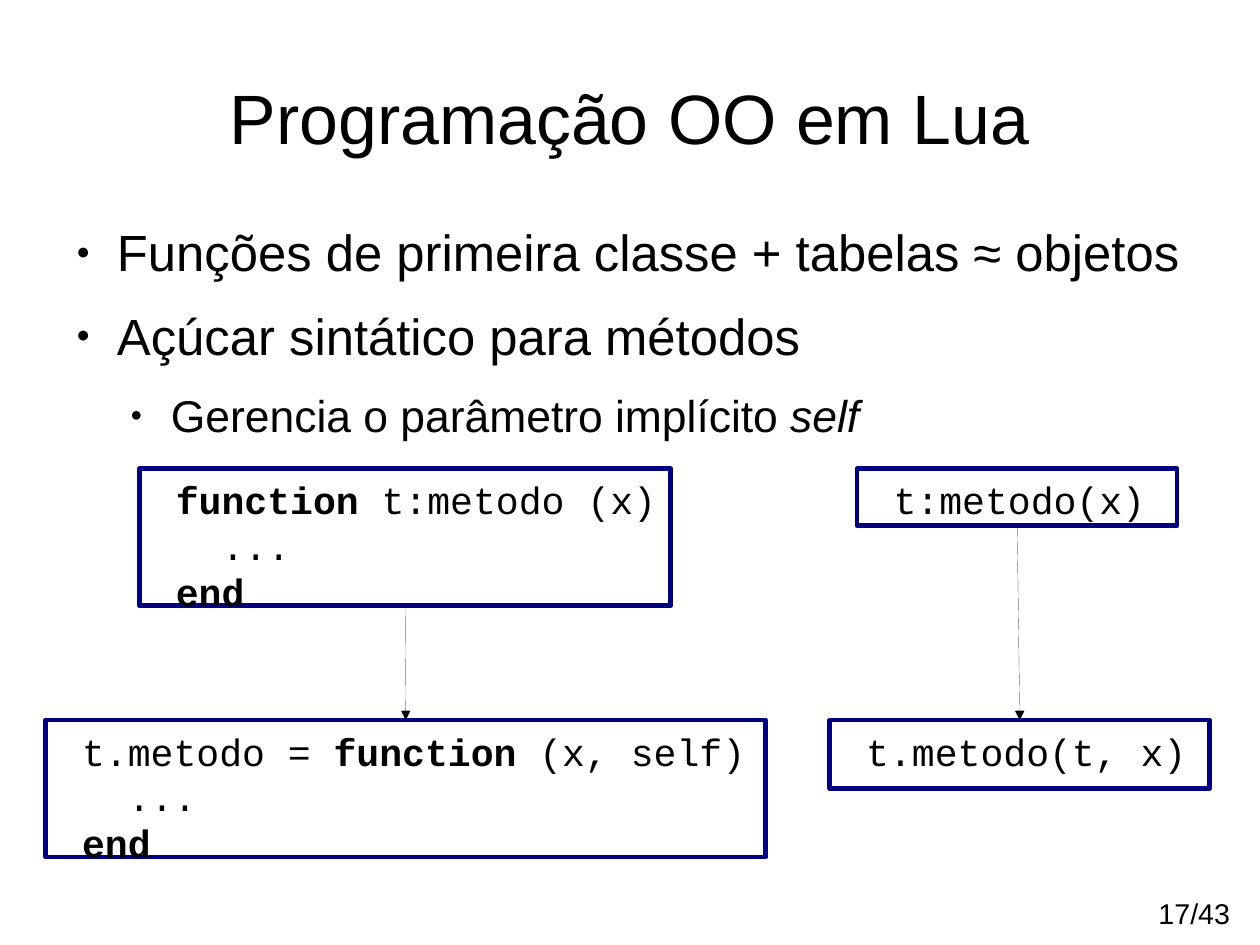
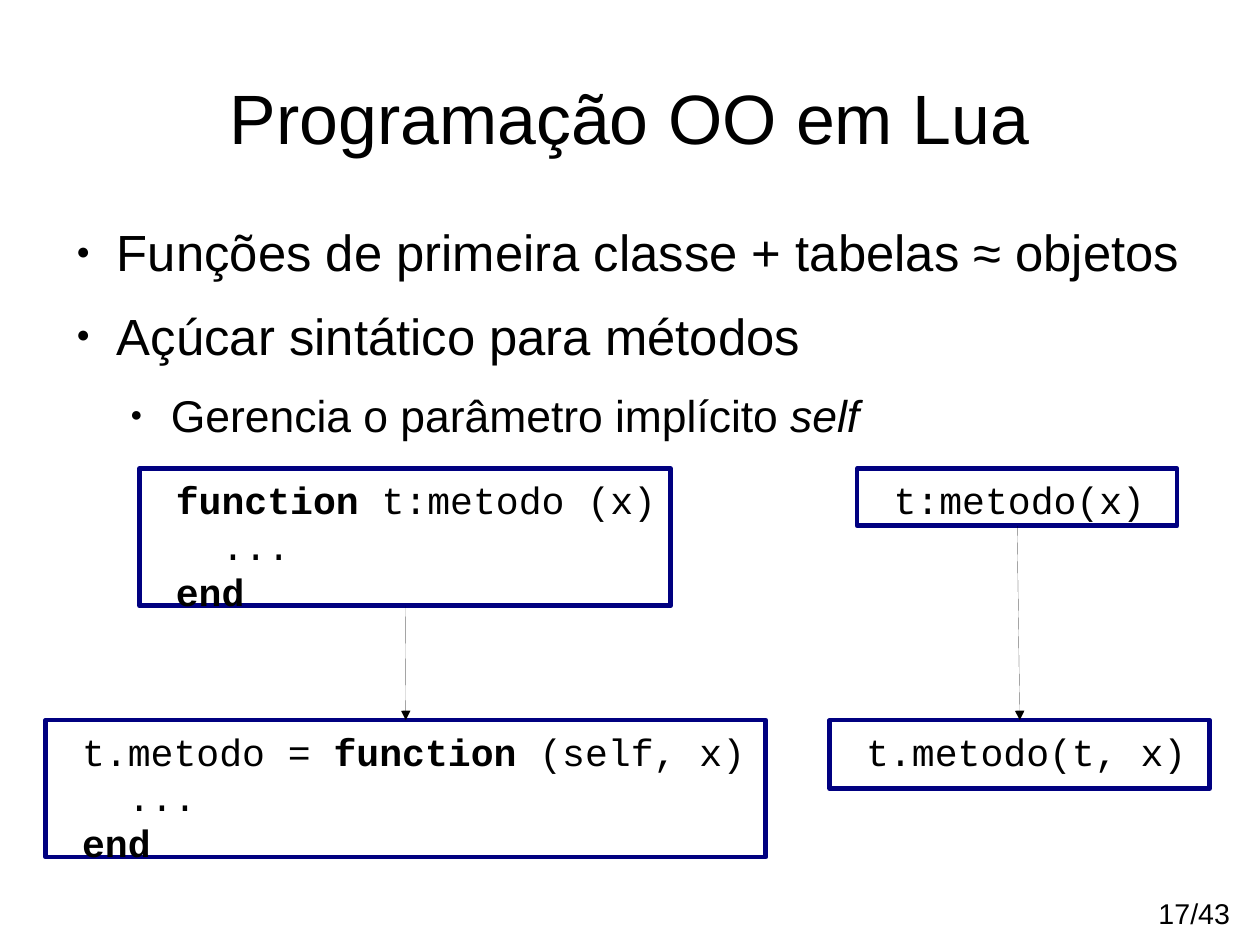
Before and after one commit to andremm/typedlua, a slide deck: slide 17 of doc/slides/sfdcwb2014.odp. Drawn at 1260x945 pixels with LibreOffice and Linux fonts; fonts in the diff are those of the drawing. Boxes give left, top, right and bottom in pixels: in the first picture for what was removed or moved away, otherwise in the second. Text is boxed around its words. In the diff, an @@ line names an element or a change of style, - is before the commit and + after.

```diff
--- a/doc/slides/sfdcwb2014.odp
+++ b/doc/slides/sfdcwb2014.odp
@@ text in rectangle at <box>82,738,745,774</box>: text changed @@
-t.metodo = function (x, self)
+t.metodo = function (self, x)
```
Also in this commit, not shown: 3 other slides changed.
